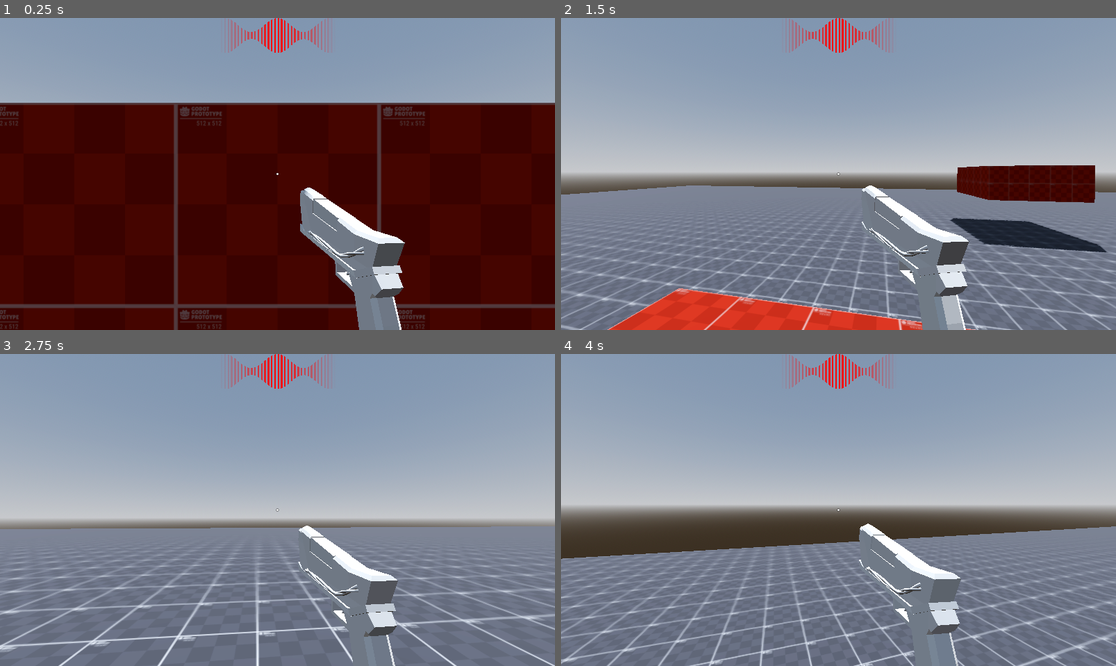
Above: before the commit, frames 1-4 (two rows, left to right).
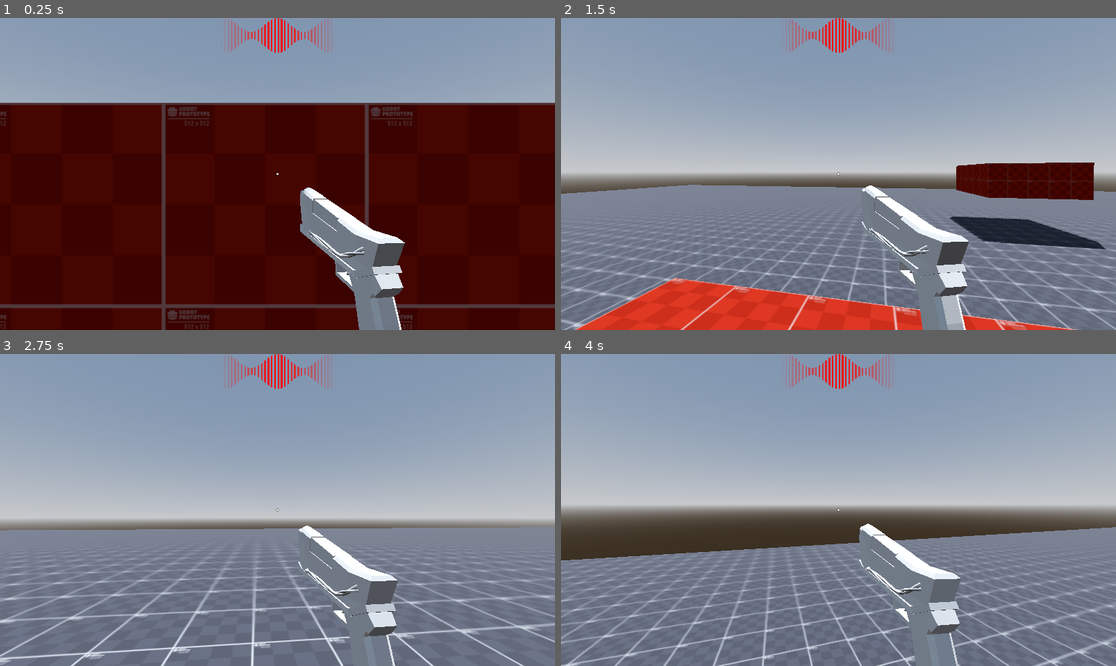
Above: after the commit, the same moments.

Repository: WasteIy/GameOff2025
Game: Godot game, scene res://Scenes/Levels/debug_level.tscn
Same seed, same stepped clock (60 frames per second), same inputs: the game is played once before the commit and once after it.
Inputs (mouse positions are in pixels of both pictures, inside the frame that each line leads up to):
- Up to frame 1 (0.25 s): no input
- Up to frame 2 (1.5 s): move the mouse to (866, 174) at 0.52 s; hold Ctrl (crouch) 0.53-1.28 s; hold W (move_forward) from 0.53 s (still down); click (866, 174) at 0.67 s; tap Space (jump) at 0.77 s; move the mouse to (810, 174) at 1.27 s; tap Shift (run) at 1.35 s
- Up to frame 3 (2.75 s): keep holding W (move_forward); tap Space (jump) at 1.52 s; move the mouse to (288, 503) at 2.02 s; click (288, 503) at 2.1 s
- Up to frame 4 (4 s): keep holding W (move_forward); move the mouse to (832, 516) at 2.77 s; tap Ctrl (crouch) at 2.85 s; click (832, 516) at 2.92 s; tap Space (jump) at 3.02, 3.77 s; move the mouse to (877, 513) at 3.52 s; hold Shift (run) from 3.53 s (still down)

The runs differ from the first frame. In frame 1, 2.3% of the frame differs, in the area x 0-77%, y 27-100%; in frame 2, 9.4%, in the area x 0-100%, y 46-100%; in frame 3, 7.2%; in frame 4, 7.3%.

Commit message:
Update animations to new camera height

Diff:
--- a/Scenes/Player/player.tscn
+++ b/Scenes/Player/player.tscn
@@ -83,8 +83,8 @@
 tracks/0/interp = 1
 tracks/0/loop_wrap = true
 tracks/0/keys = {
-"handle_modes": PackedInt32Array(2, 3, 0, 0, 3),
-"points": PackedFloat32Array(0.06045824, -0.24999999, 0, 0.25, 0, -5.120039e-05, -0.20694202, 5.6802295e-05, 0.20694202, -5.6802295e-05, -0.059782874, -0.19999999, -1.0708347e-05, 0.19999999, 1.0708347e-05, 0.0004154537, -0.26331687, 0, 0.26331687, 0, 0.06014713, -0.17269254, -7.102359e-05, 0.17269254, 7.102359e-05),
+"handle_modes": PackedInt32Array(3, 2, 3, 0, 0),
+"points": PackedFloat32Array(0.00041122735, -0.17269254, -7.102359e-05, 0.17269254, 7.102359e-05, 0.06045824, -0.24999999, 0, 0.25, 0, -5.120039e-05, -0.20694202, 5.6802295e-05, 0.20694202, -5.6802295e-05, -0.059782874, -0.19999999, -1.0708347e-05, 0.19999999, 1.0708347e-05, 0.0004154537, -0.26331687, 0, 0.26331687, 0),
 "times": PackedFloat32Array(0, 0.5, 1, 1.5, 2)
 }
 tracks/1/type = "bezier"
@@ -94,8 +94,8 @@
 tracks/1/interp = 1
 tracks/1/loop_wrap = true
 tracks/1/keys = {
-"handle_modes": PackedInt32Array(2, 3, 0, 3, 2),
-"points": PackedFloat32Array(0.5000274, -0.22789787, -0.0036741837, 0.3, 0.004836619, 0.6496724, -0.26, 0, 0.26, 0, 0.5000274, -0.3, 0.004674673, 0.29999995, 0.005259037, 0.6496724, -0.29020226, 5.2452087e-05, 0.29020226, -5.2452087e-05, 0.5000274, -0.29999995, 0.0049535036, 0, 0),
+"handle_modes": PackedInt32Array(0, 0, 3, 0, 2),
+"points": PackedFloat32Array(0.6500281, -0.22789787, -0.0036741837, 0.3, -0.0010511875, 0.49971223, -0.3, 0.014716268, 0.3, 0.016818583, 0.6500281, -0.29999995, 0, 0.29999995, 0, 0.49866107, -0.29999995, 0.01786974, 0.29999995, 0.022074372, 0.6500281, -0.29999995, 0, 0, 0),
 "times": PackedFloat32Array(0, 0.5, 1, 1.5, 2)
 }
 
@@ -137,7 +137,7 @@
 mesh = SubResource("CapsuleMesh_oikmp")
 
 [node name="CameraController" type="Node3D" parent="."]
-transform = Transform3D(1, 0, 0, 0, 1, 0, 0, 0, 1, -5.120039e-05, 0.6496724, 0)
+transform = Transform3D(1, 0, 0, 0, 1, 0, 0, 0, 1, 0.06045824, 0.6500281, 0)
 script = ExtResource("2_mtuoh")
 
 [node name="Camera" type="Camera3D" parent="CameraController"]
